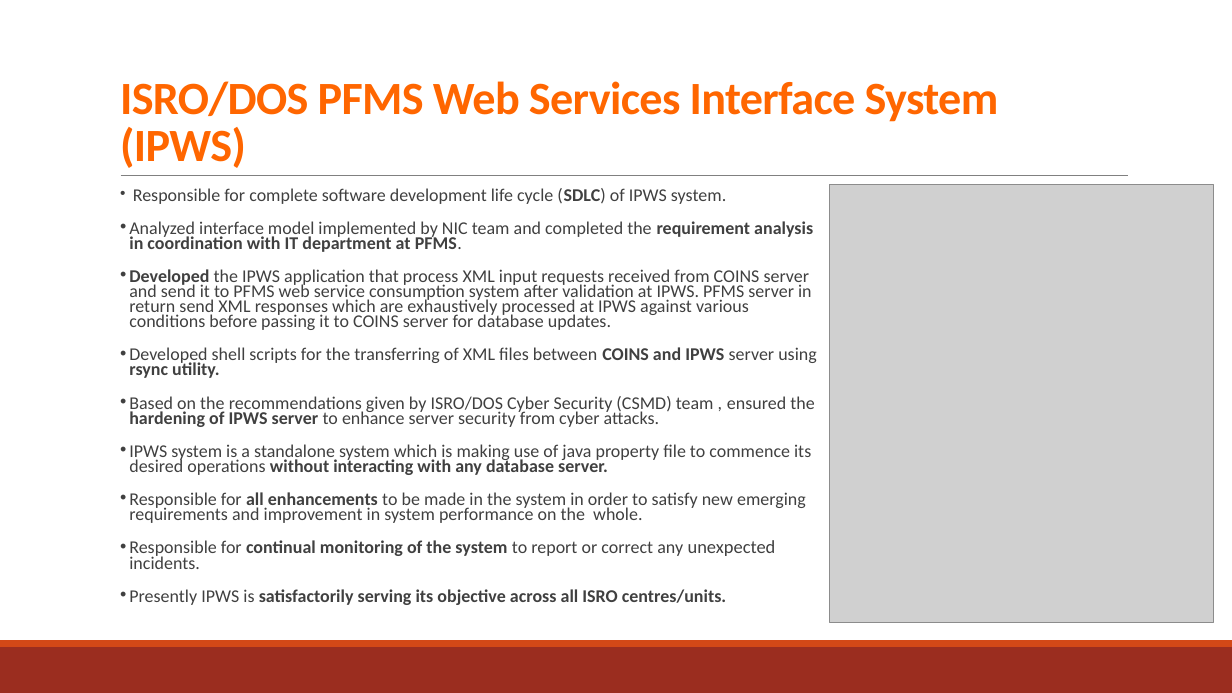
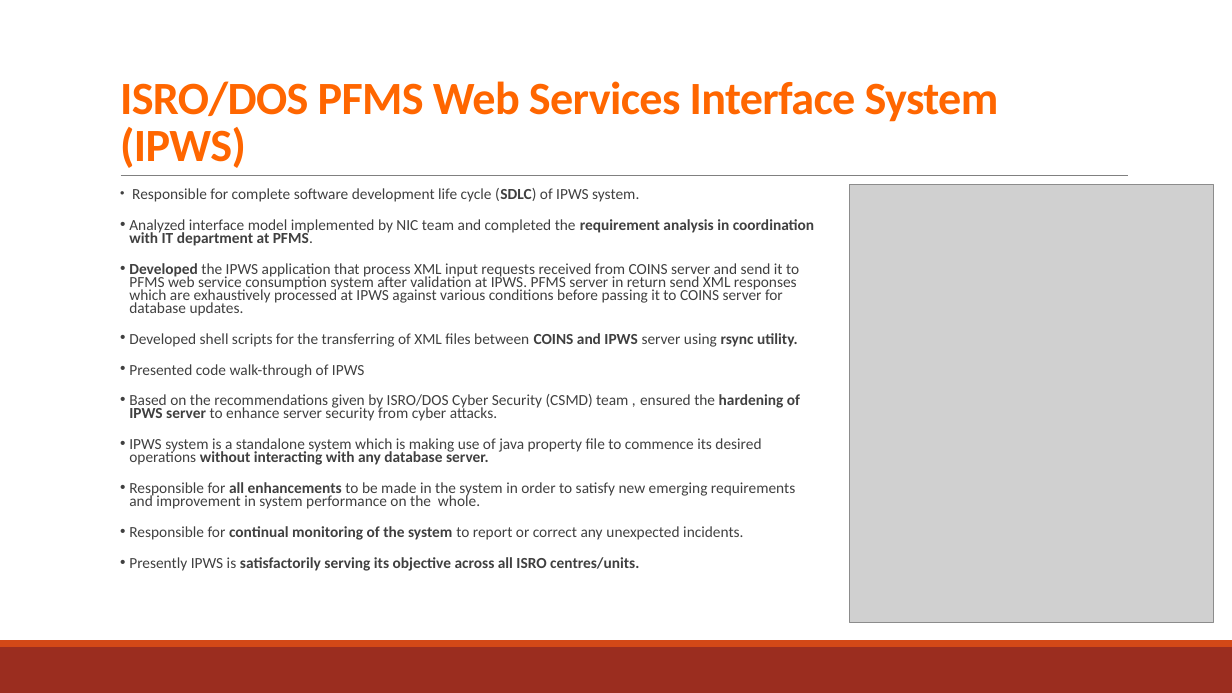
Before and after one commit to NavdeepGarg/DPC_Repo, a slide deck: slide 3 of handOutSources/navdeep.pptx. Drawn at 1232x693 pixels with LibreOffice and Linux fonts; fonts in the diff are those of the drawing; grey boxes stand for pictures. Boxes give left, top, right and bottom in pixels: in the first picture for what was removed or moved away, otherwise in the second. Text is boxed around its words. In the diff, an @@ line names an element or a change of style, - is before the commit and + after.

```diff
--- a/handOutSources/navdeep.pptx
+++ b/handOutSources/navdeep.pptx
@@ text at box(129, 188, 814, 571): size 14 to 12 pt; size 14.4 to 12 pt in "unexpected" @@
@@ picture: place and size @@
-picture at box(829, 185, 1214, 623)
+picture at box(849, 185, 1214, 623)
@@ text at box(129, 364, 365, 378): paragraph added @@
+• Presented code walk-through of IPWS
```
Also in this commit, not shown: 3 other slides changed.
